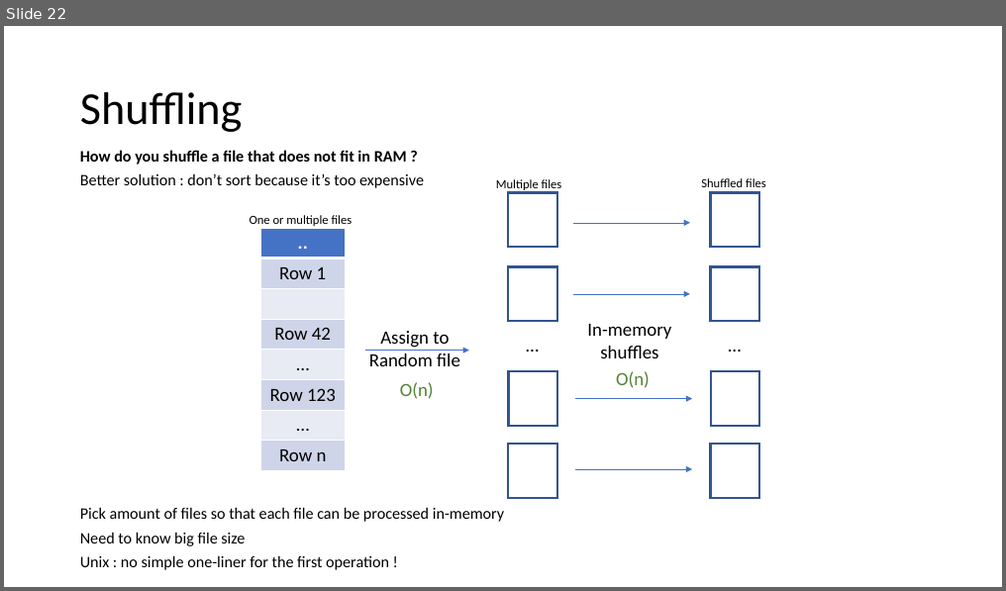
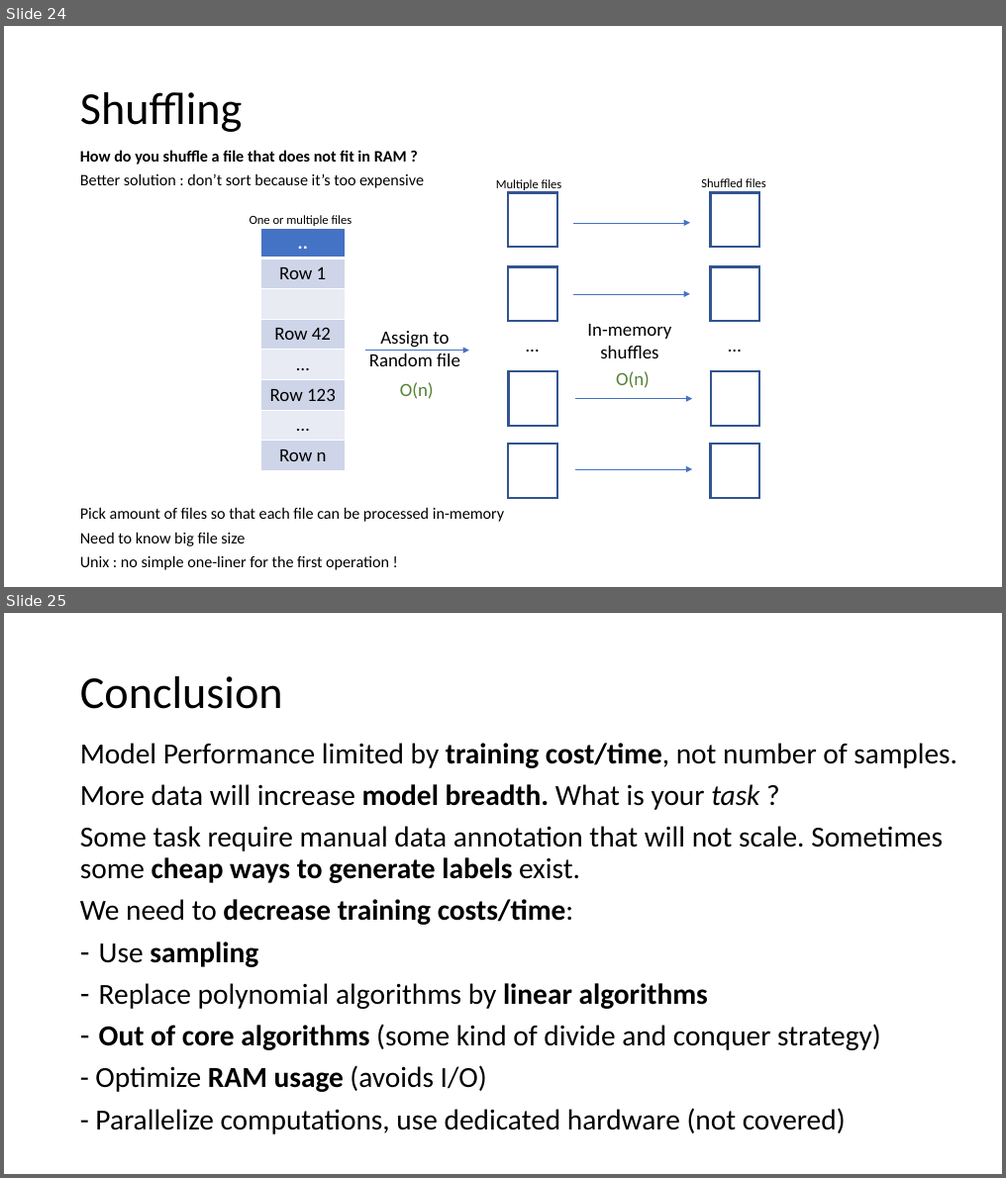
Before and after one commit to criteo-research/master-iasd, a slide deck: module3/session1/class1-part2-local-tricks.pptx. Shown one above the other, each under a label of ours: slide 22 before the commit, slides 24 and 25 after it. The pictures are 1006x591 and 1006x1178 pixels, drawn with LibreOffice and Linux fonts; fonts in the diff are those of the drawing. Boxes give left, top, right and bottom in pixels: in the first picture for what was removed or moved away, otherwise in the second. Text is boxed around its words. In the diff, an @@ line names an element or a change of style, - is before the commit and + after.

```diff
--- a/module3/session1/class1-part2-local-tricks.pptx
+++ b/module3/session1/class1-part2-local-tricks.pptx
@@ slide 25 added at bbox=[4, 613, 1002, 1174], background #FFFFFF @@
@@ title added at bbox=[80, 676, 283, 709], 44 pt, text #000000 @@
+Conclusion
@@ text added at bbox=[80, 743, 957, 1135], 28 pt, text #000000 @@
+Model Performance limited by training cost/time, not number of samples.
+More data will increase model breadth. What is your task ?
+Some task require manual data annotation that will not scale. Sometimes some cheap ways to generate labels exist.
+We need to decrease training costs/time:
+– Use sampling
+– Replace polynomial algorithms by linear algorithms
+– Out of core algorithms (some kind of divide and conquer strategy)
+- Optimize RAM usage (avoids I/O)
+- Parallelize computations, use dedicated hardware (not covered)
@@ what was slide 22 is now slide 24 @@
```
Also in this commit, not shown: 4 slides changed, 3 other slides added, 1 slide removed, 3 other files.
